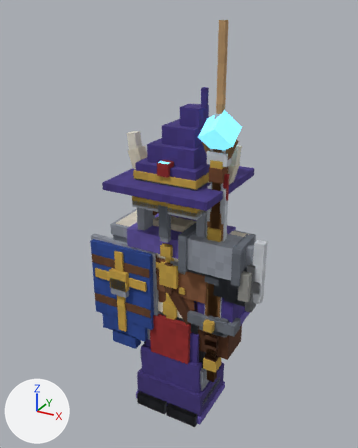
Renders of the glTF model assets/equipment/beastfolk_equipment.glb from each side of a commit.
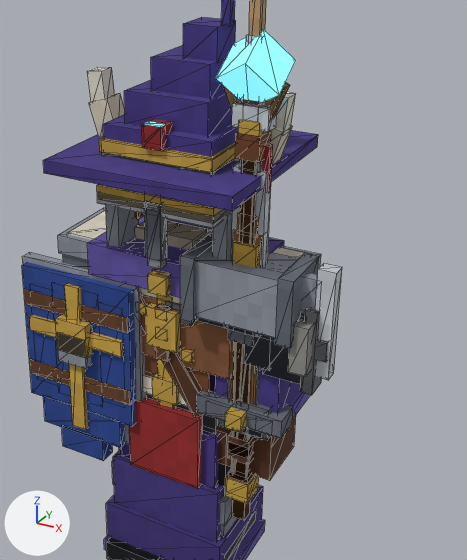
Each version is shown whole from a 50 mm lens placed at (1.36, -2.51, 2.63), pointed at (-0.03, 0.02, 1.36), then close up on the part from 22% to 94% of the width and 21% to 90% of the height. Every picture has the same lights, and +X, +Y and +Z are marked at lower left. The first two pictures are the older version. The close-ups show mesh edges as thin lines. Where no turn or scale is listed for an object, it has been applied to the vertices.

Objects in the first close-up: 'ArmR__shield_iron', 'HandL__axe', 'HandL__staff', 'HandL__sword_iron', 'HandL__war_hammer', 'Head__horned_helmet', 'Head__iron_helmet', 'Head__mage_hat', 'Root__mage_robe', 'Torso__iron_armor', 'Torso__mage_robe', 'Torso__manteau_laine' and 20 more.
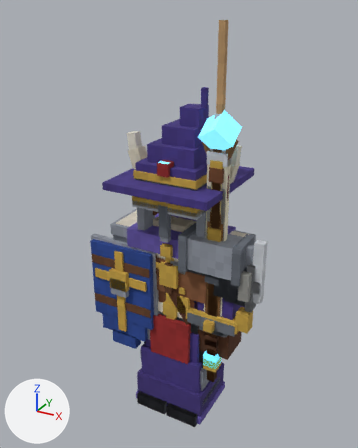
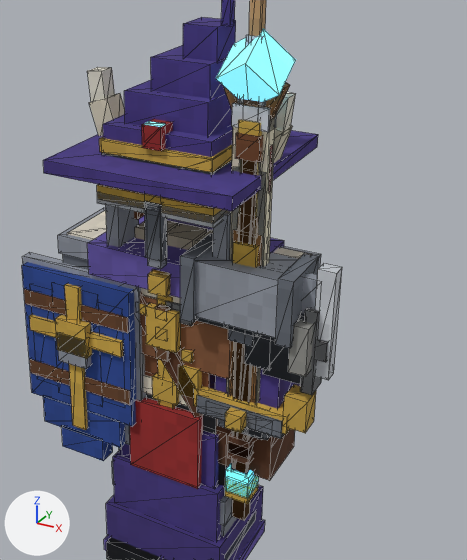
Where the change shows, as pixel boxes (x1, y1, x2, y2) in the close-ups (467 x 560 px):
'HandL__lame_aube', added
    after: (178, 103, 316, 498)
    faces in mat_mat_d8b04a: (178, 365, 316, 434)
    faces in mat_mat_f4ecd0: (227, 103, 275, 401)
    faces in mat_glow_6ad8ff: (225, 464, 258, 498)
    faces in mat_mat_ffe8a0: (238, 160, 259, 245)

Patch to the scene script:
```diff
--- a/assets/equipment/beastfolk_equipment.glb.py
+++ b/assets/equipment/beastfolk_equipment.glb.py
@@ mat_mat_ffe8a0 @@
+mat_mat_ffe8a0 = bpy.data.materials.new('mat_ffe8a0')
+# colours: yellow #ffe8a0
+# uses the picture img_voxel_grain_png
@@ mat_mat_f4ecd0 @@
+mat_mat_f4ecd0 = bpy.data.materials.new('mat_f4ecd0')
+# colours: pale yellow #f4ecd0
+# uses the picture img_voxel_grain_png
@@ mat_glow_6ad8ff @@
+mat_glow_6ad8ff = bpy.data.materials.new('glow_6ad8ff')
+# colours: cyan #6ad8ff
+# uses the picture img_voxel_grain_png
@@ mat_mat_5a3a24 @@
+mat_mat_5a3a24 = bpy.data.materials.new('mat_5a3a24')
+# colours: brown #5a3a24
+# uses the picture img_voxel_grain_png
@@ me_handl__lame_aube_mesh @@
+me_handl__lame_aube_mesh.from_pydata(...)  # a box spanning x -0.03..0.03, y -0.03..0.03, z -0.1..0.15, material slot 0; a box spanning x -0.045..0.045, y -0.045..0.045, z -0.175..-0.085, material slot 1; a box spanning x -0.175..0.175, y -0.045..0.045, z 0.145..0.215, material slot 2; a box spanning x -0.24..-0.16, y -0.04..0.04, z 0.17..0.29, material slot 2; a box spanning x 0.16..0.24, y -0.04..0.04, z 0.17..0.29, material slot 2; a box spanning x -0.06..0.06, y -0.02..0.02, z 0.225..1.225, material slot 3; a box spanning x -0.04..0.04, y -0.02..0.02, z 1.22..1.32, material slot 3; a box spanning x -0.03..0.03, y -0.022..0.022, z 0.225..1.225, material slot 4
+me_handl__lame_aube_mesh.materials.append(mat_mat_5a3a24)
+me_handl__lame_aube_mesh.materials.append(mat_glow_6ad8ff)
+me_handl__lame_aube_mesh.materials.append(mat_mat_d8b04a)
+me_handl__lame_aube_mesh.materials.append(mat_mat_f4ecd0)
+me_handl__lame_aube_mesh.materials.append(mat_mat_ffe8a0)
@@ ob_handl__lame_aube @@
+ob_handl__lame_aube = bpy.data.objects.new('HandL__lame_aube', me_handl__lame_aube_mesh)
+ob_handl__lame_aube.location = (0.296, -0.12, 0.666)
```
